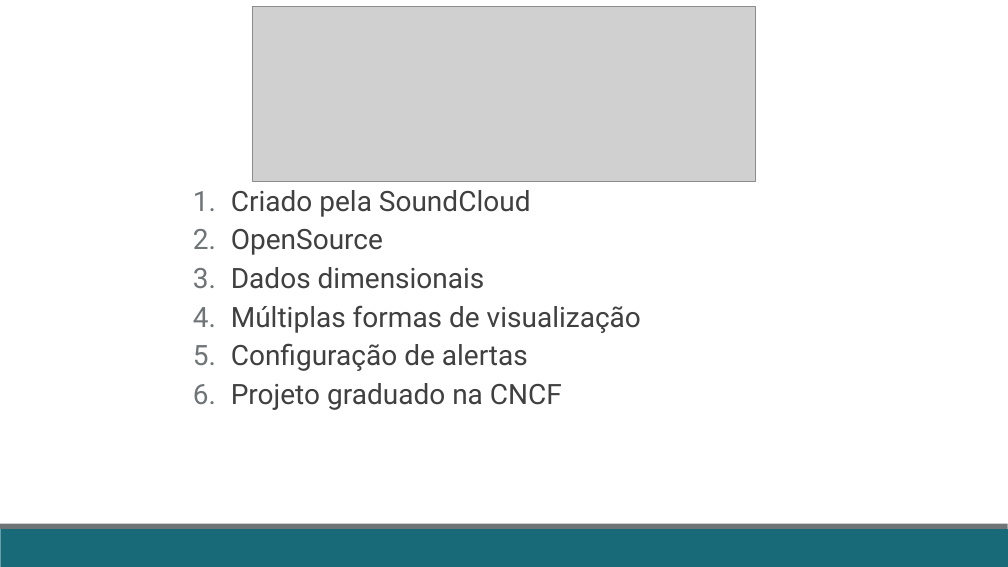
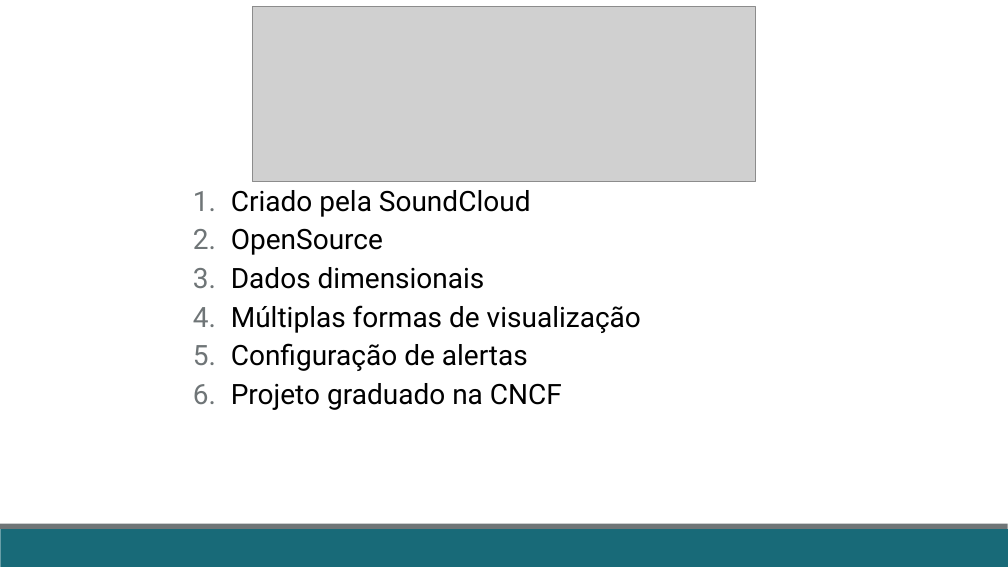
Before and after one commit to fabricioveronez/ApresentacaoPrometheus, a slide deck: slide 6 of docs/Prometheus.pptx. Drawn at 1008x567 pixels with LibreOffice and Linux fonts; fonts in the diff are those of the drawing; grey boxes stand for pictures. Boxes give left, top, right and bottom in pixels: in the first picture for what was removed or moved away, otherwise in the second. Text is boxed around its words. In the diff, an @@ line names an element or a change of style, - is before the commit and + after.

```diff
--- a/docs/Prometheus.pptx
+++ b/docs/Prometheus.pptx
@@ text "Criado pela SoundCloud" at bbox=[231, 190, 641, 410]: text colour #404040 to #000000 @@
```
Also in this commit, not shown: 1 other slide changed.
